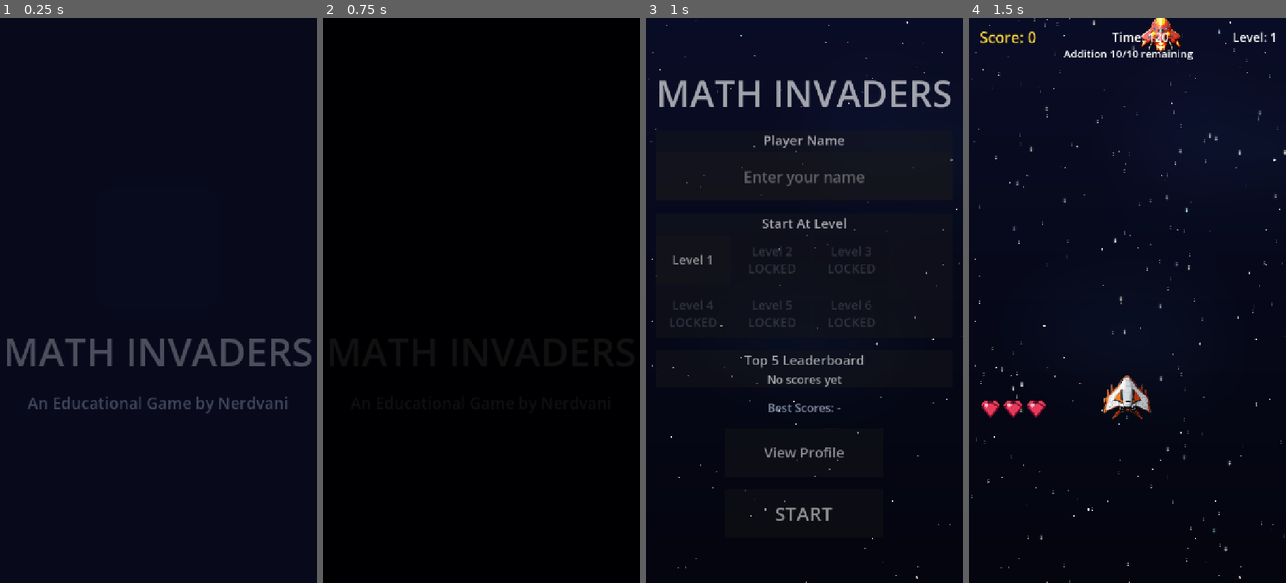
Above: before the commit, frames 1-4 (left to right).
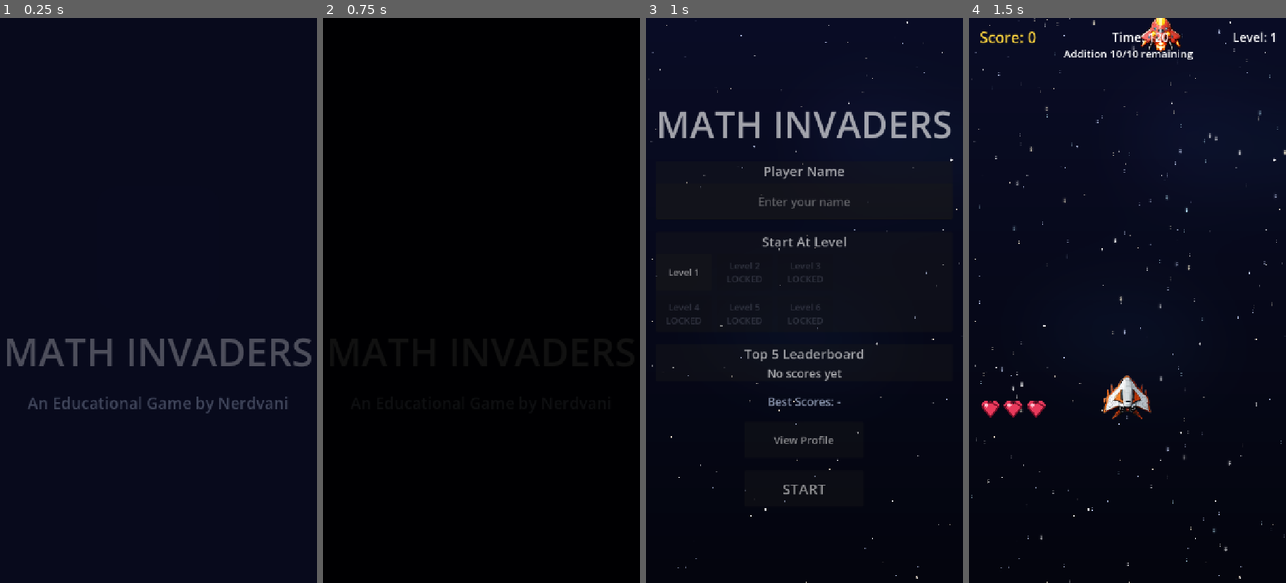
Above: after the commit, the same moments.

Repository: rajeshja/Math-Invaders-SDD
Game: Godot game, scene res://scenes/splash_screen.tscn
The game is run twice, just before and just after one commit, with the same random seed, the same clock (stepped at 60 frames per second) and the same inputs. Sound files missing from this copy of the repository are replaced by a short silence.
Inputs (mouse positions are in pixels of both pictures, inside the frame that each line leads up to):
- Up to frame 1 (0.25 s): no input
- Up to frame 2 (0.75 s): tap Enter at 0.5 s; move the mouse to (551, 272) at 0.52 s; hold Shift from 0.53 s (still down); click (551, 272) at 0.67 s
- Up to frame 3 (1 s): keep holding Shift
- Up to frame 4 (1.5 s): release Shift at 1.25 s; click "Level 1" at 1.25 s

Frames 1-2 are identical in both runs. In frame 3, 7.8% of the frame differs, in the area x 4-97%, y 11-89%; in frame 4, nothing differs.

Commit message:
Improved main menu layout to fit on the screen.

Diff:
--- a/scenes/main_menu.tscn
+++ b/scenes/main_menu.tscn
@@ -56,9 +56,9 @@
 text = "Player Name"
 
 [node name="NameEdit" type="LineEdit" parent="Center/Rows/NameCard/NameRows"]
-custom_minimum_size = Vector2(0, 110)
+custom_minimum_size = Vector2(0, 82)
 layout_mode = 2
-theme_override_font_sizes/font_size = 34
+theme_override_font_sizes/font_size = 26
 alignment = 1
 
 [node name="LevelCard" type="PanelContainer" parent="Center/Rows"]
@@ -75,7 +75,7 @@
 text = "Start At Level"
 
 [node name="LevelGrid" type="GridContainer" parent="Center/Rows/LevelCard/LevelRows"]
-custom_minimum_size = Vector2(0, 232)
+custom_minimum_size = Vector2(0, 176)
 layout_mode = 2
 columns = 3
 theme_override_constants/h_separation = 12
@@ -102,17 +102,17 @@
 text = "Best Scores: -"
 
 [node name="ProfileButton" type="Button" parent="Center/Rows"]
-custom_minimum_size = Vector2(360, 110)
+custom_minimum_size = Vector2(270, 82)
 layout_mode = 2
 size_flags_horizontal = 4
-theme_override_font_sizes/font_size = 32
+theme_override_font_sizes/font_size = 24
 text = "View Profile"
 
 [node name="StartButton" type="Button" parent="Center/Rows"]
-custom_minimum_size = Vector2(360, 110)
+custom_minimum_size = Vector2(270, 82)
 layout_mode = 2
 size_flags_horizontal = 4
-theme_override_font_sizes/font_size = 44
+theme_override_font_sizes/font_size = 33
 text = "START"
 
 [node name="ProfilePanel" type="PanelContainer" parent="."]
--- a/scripts/main_menu.gd
+++ b/scripts/main_menu.gd
@@ -88,8 +88,8 @@
 	var total: int = LevelConfig.total_level_count()
 	for level in range(1, total + 1):
 		var button := Button.new()
-		button.custom_minimum_size = Vector2(168, 110)
-		button.add_theme_font_size_override("font_size", 28)
+		button.custom_minimum_size = Vector2(126, 82)
+		button.add_theme_font_size_override("font_size", 21)
 		if level <= unlocked:
 			button.text = "Level %d" % level
 			button.modulate = UNLOCKED_COLOR
Not shown, changed: specs/Math_Invaders_Spec.md
Not shown, changed: specs/changes.md
